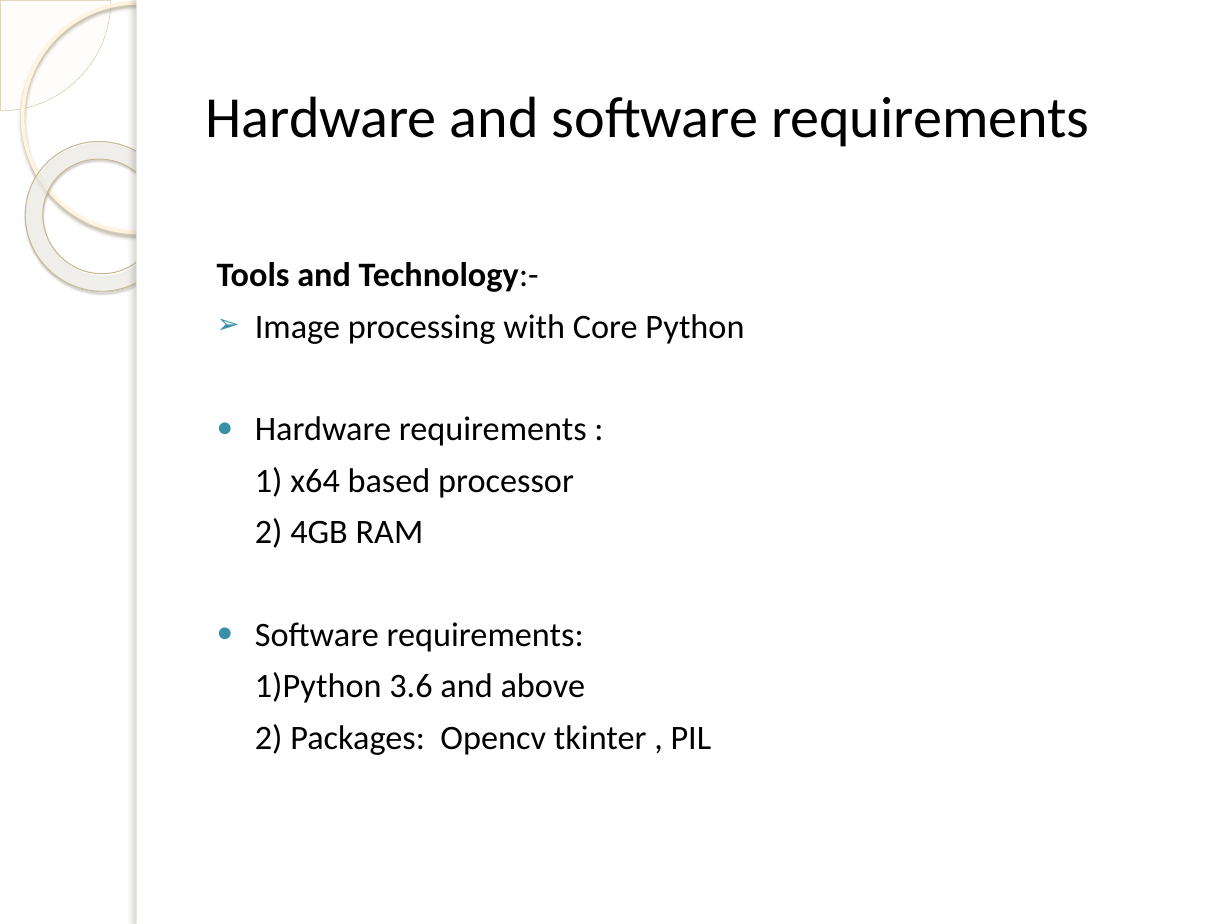
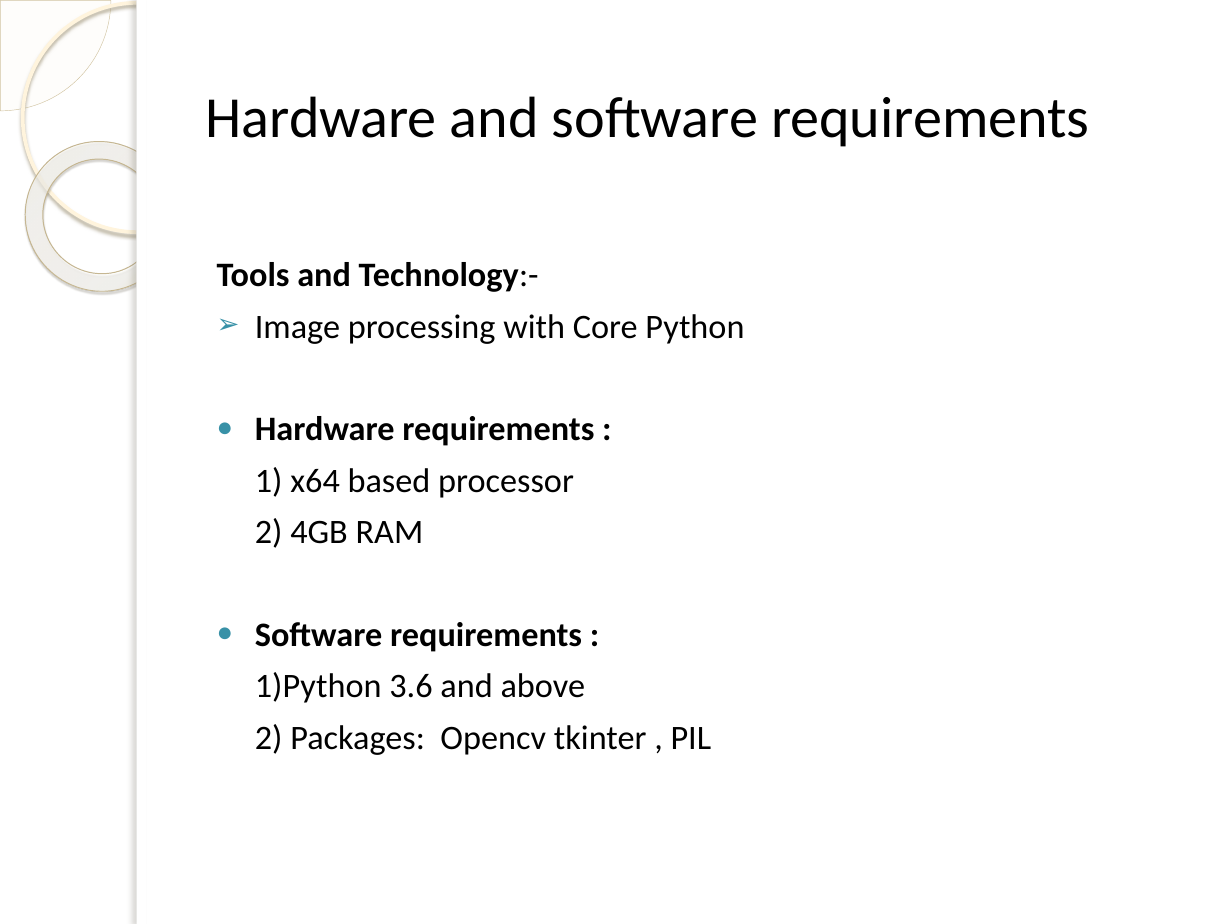
Before and after one commit to krushnal111/SGP-Final-Semester, a slide deck: slide 10 of SMART CCTV.pptx (slide 11 before the commit). Drawn at 1232x924 pixels with LibreOffice and Linux fonts; fonts in the diff are those of the drawing; background and template pictures are left out. Boxes give left, top, right and bottom in pixels: in the first picture for what was removed or moved away, otherwise in the second. Text is boxed around its words. In the diff, an @@ line names an element or a change of style, - is before the commit and + after.

```diff
--- a/SMART CCTV.pptx
+++ b/SMART CCTV.pptx
@@ text at bbox=[255, 416, 594, 446]: bold on in "Hardware requirements :" @@
@@ text at bbox=[255, 622, 582, 652]: text changed; bold on @@
-● Software requirements:
+● Software requirements :
```
Also in this commit, not shown: 5 other slides changed, 2 slides added, 2 slides removed.
